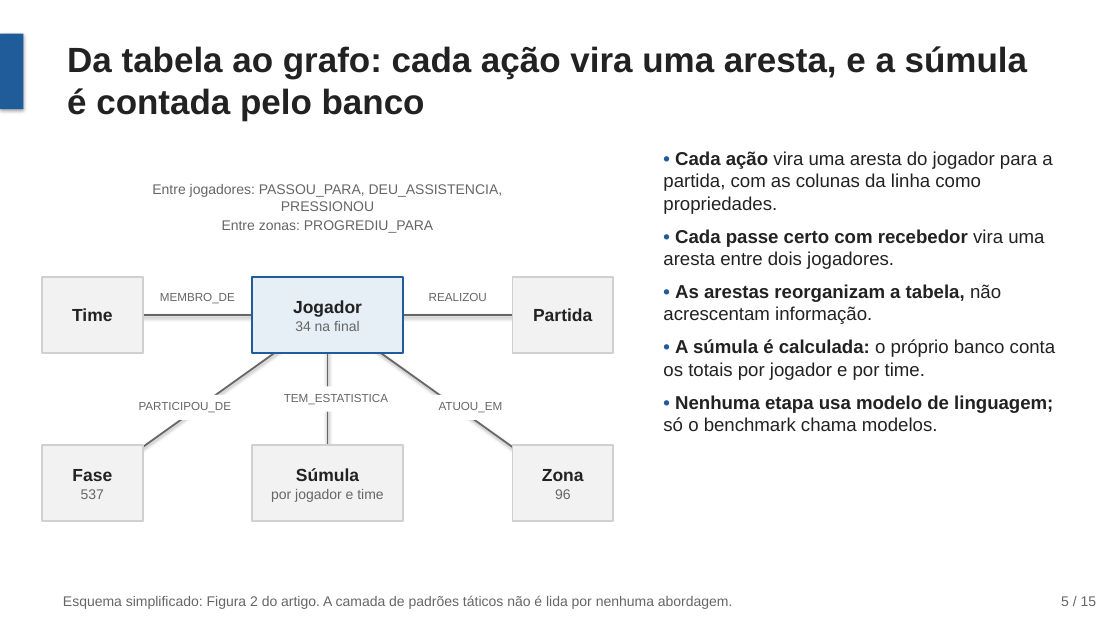
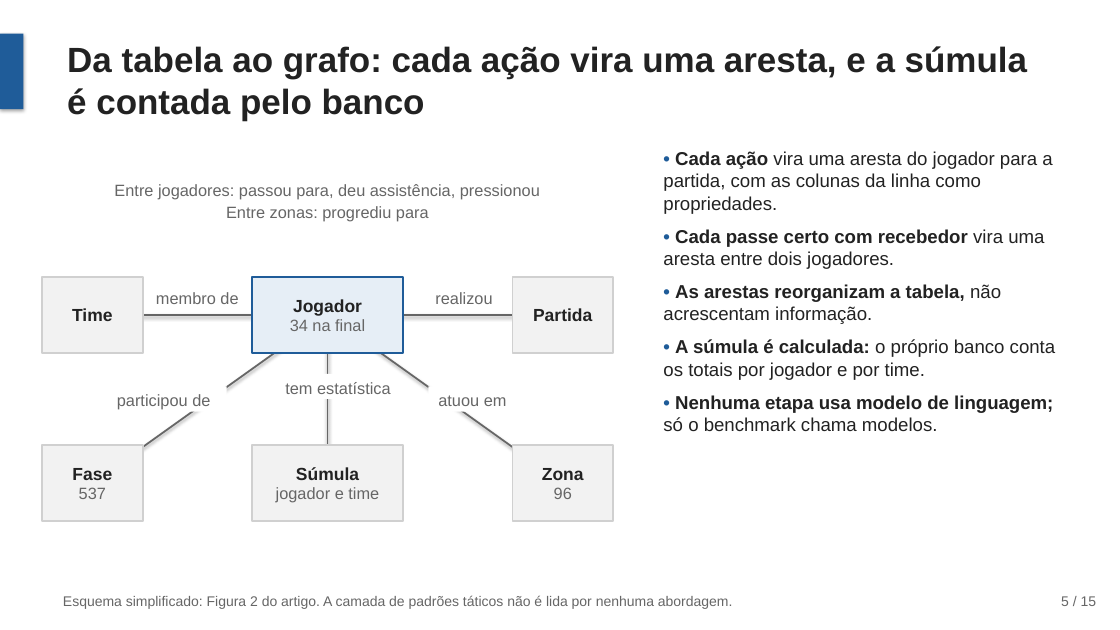
Before and after one commit to joaowinderfeldbussolotto/football-tactics-knowledge-graph, a slide deck: slide 5 of apresentacao/apresentacao.pptx. Drawn at 1120x630 pixels with LibreOffice and Linux fonts; fonts in the diff are those of the drawing. Boxes give left, top, right and bottom in pixels: in the first picture for what was removed or moved away, otherwise in the second. Text is boxed around its words. In the diff, an @@ line names an element or a change of style, - is before the commit and + after.

```diff
--- a/apresentacao/apresentacao.pptx
+++ b/apresentacao/apresentacao.pptx
@@ text at (x1=114, y1=184, x2=540, y2=222): text changed; size 12 to 14 pt @@
-Entre jogadores: PASSOU_PARA, DEU_ASSISTENCIA, PRESSIONOU
-Entre zonas: PROGREDIU_PARA
+Entre jogadores: passou para, deu assistência, pressionou
+Entre zonas: progrediu para
@@ text "membro de" moved from (x1=147, y1=286, x2=248, y2=311) to (x1=156, y1=292, x2=238, y2=304) @@
@@ text at (x1=156, y1=292, x2=238, y2=304): text changed; size 10 to 14 pt @@
-MEMBRO_DE
+membro de
@@ text "realizou" moved from (x1=408, y1=286, x2=508, y2=311) to (x1=435, y1=292, x2=492, y2=304) @@
@@ text at (x1=435, y1=292, x2=492, y2=304): text changed; size 10 to 14 pt @@
-REALIZOU
+realizou
@@ text in rectangle at (x1=290, y1=319, x2=365, y2=331): size 12 to 14 pt in "34 na final" @@
@@ text at (x1=285, y1=382, x2=391, y2=394): text changed; size 10 to 14 pt @@
-TEM_ESTATISTICA
+tem estatística
@@ text at (x1=117, y1=394, x2=210, y2=410): text changed; size 10 to 14 pt @@
-PARTICIPOU_DE
+participou de
@@ text at (x1=438, y1=395, x2=507, y2=406): text changed; size 10 to 14 pt @@
-ATUOU_EM
+atuou em
@@ text in rectangle at (x1=79, y1=487, x2=106, y2=499): size 12 to 14 pt in "537" @@
@@ text in rectangle at (x1=276, y1=487, x2=379, y2=503): text changed; size 12 to 14 pt @@
-por jogador e time
+jogador e time
@@ text in rectangle at (x1=554, y1=487, x2=572, y2=499): size 12 to 14 pt in "96" @@
```
Also in this commit, not shown: 6 other slides changed, 1 other file.
